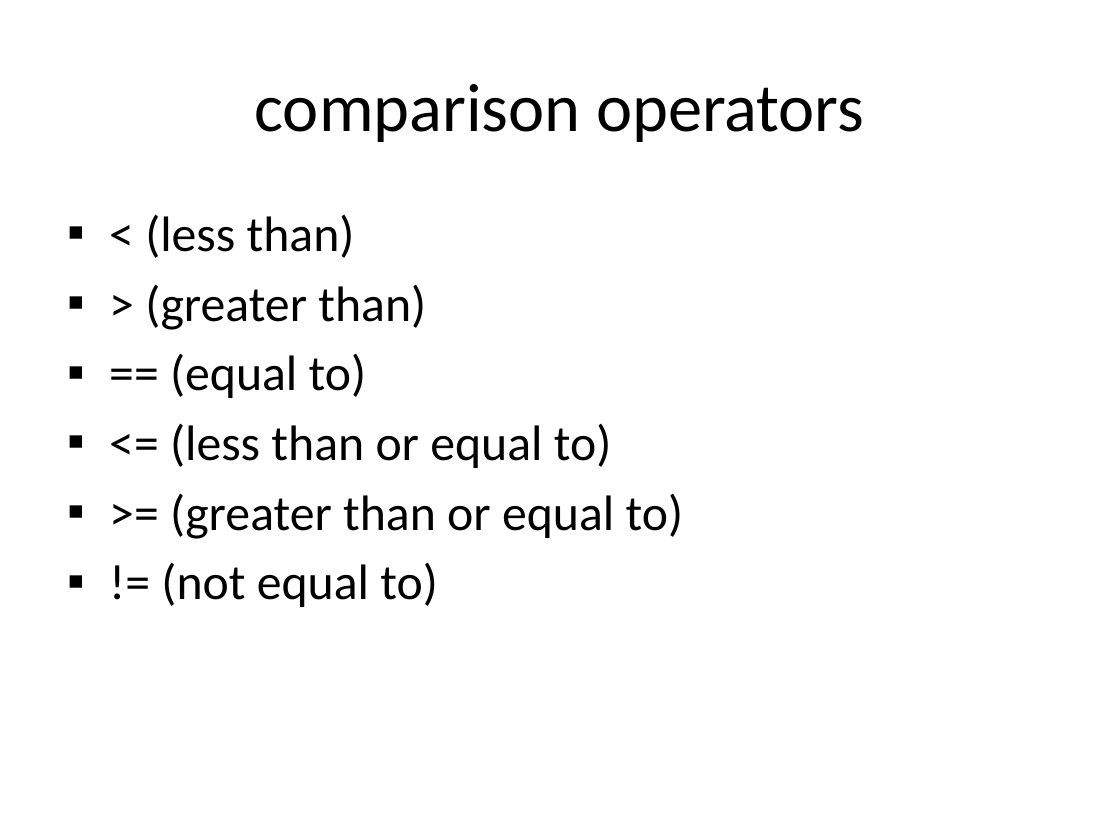
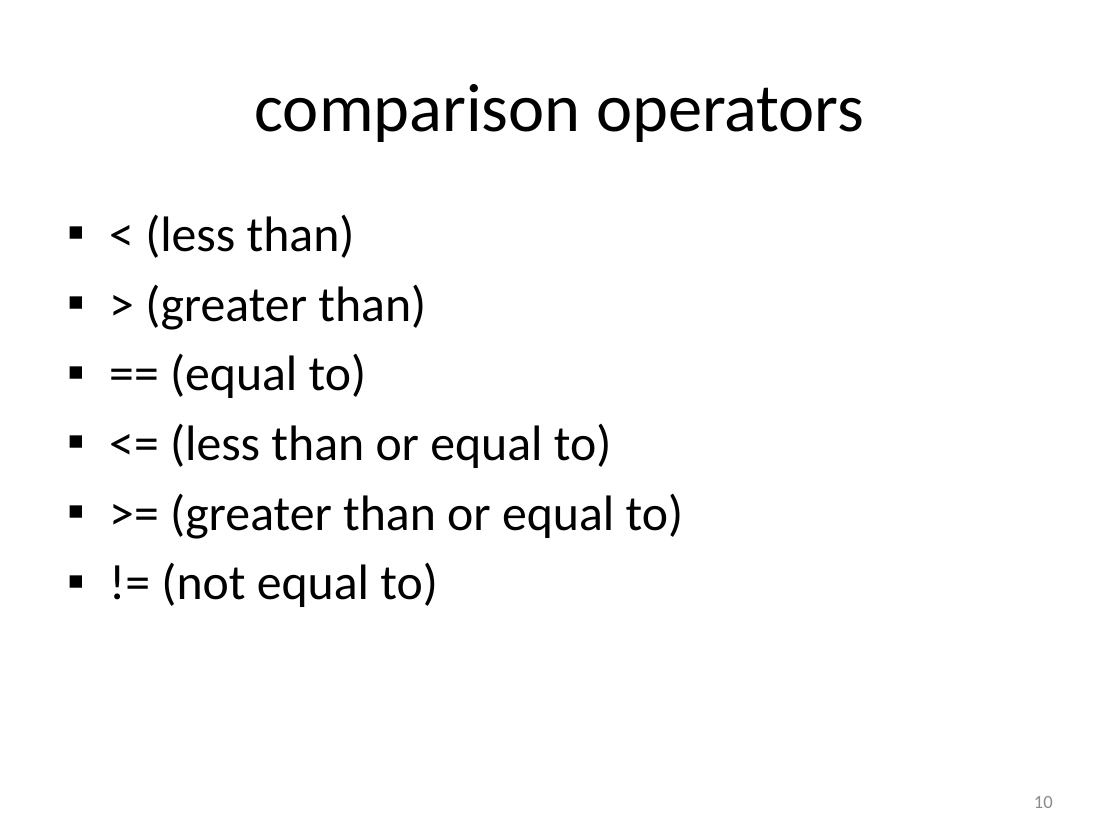
Before and after one commit to cniedotus/Python_scrape, a slide deck: slide 10 of Python Tutorial.pptx. Drawn at 1120x840 pixels with LibreOffice and Linux fonts; fonts in the diff are those of the drawing. Boxes give left, top, right and bottom in pixels: in the first picture for what was removed or moved away, otherwise in the second. Text is boxed around its words. In the diff, an @@ line names an element or a change of style, - is before the commit and + after.

```diff
--- a/Python Tutorial.pptx
+++ b/Python Tutorial.pptx
@@ page number added at <box>1034,796,1053,808</box>, 12 pt, text #8C8C8C @@
+10
```
Also in this commit, not shown: 24 other slides changed, 4 slides added, 6 slides removed, 4 other files.
